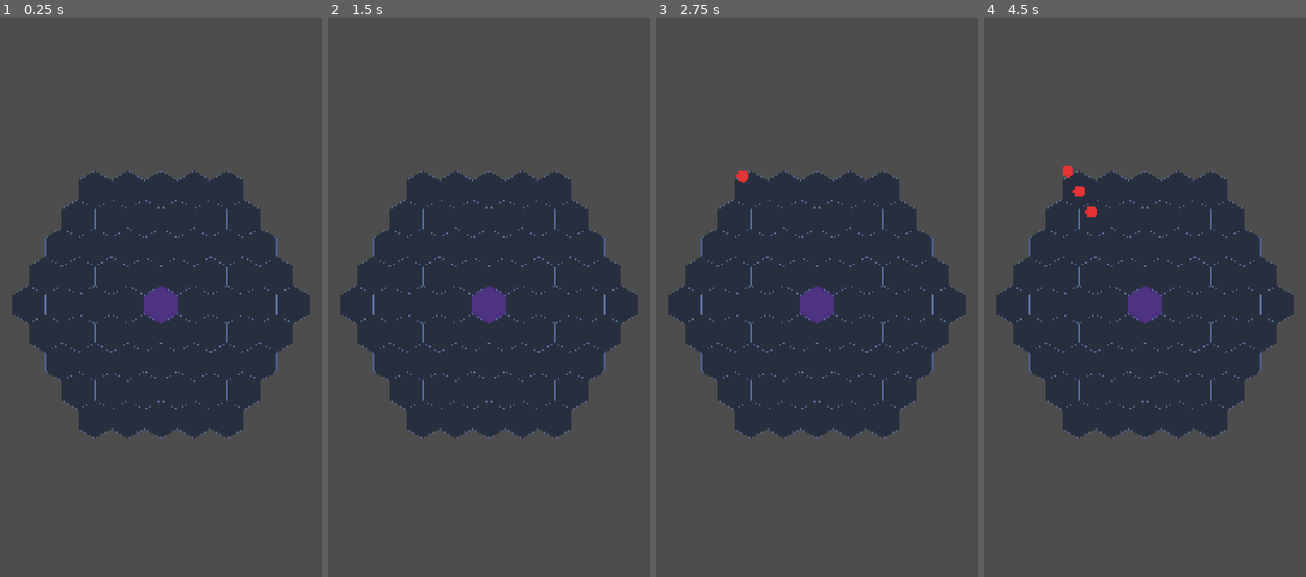
Above: before the commit, frames 1-4 (left to right).
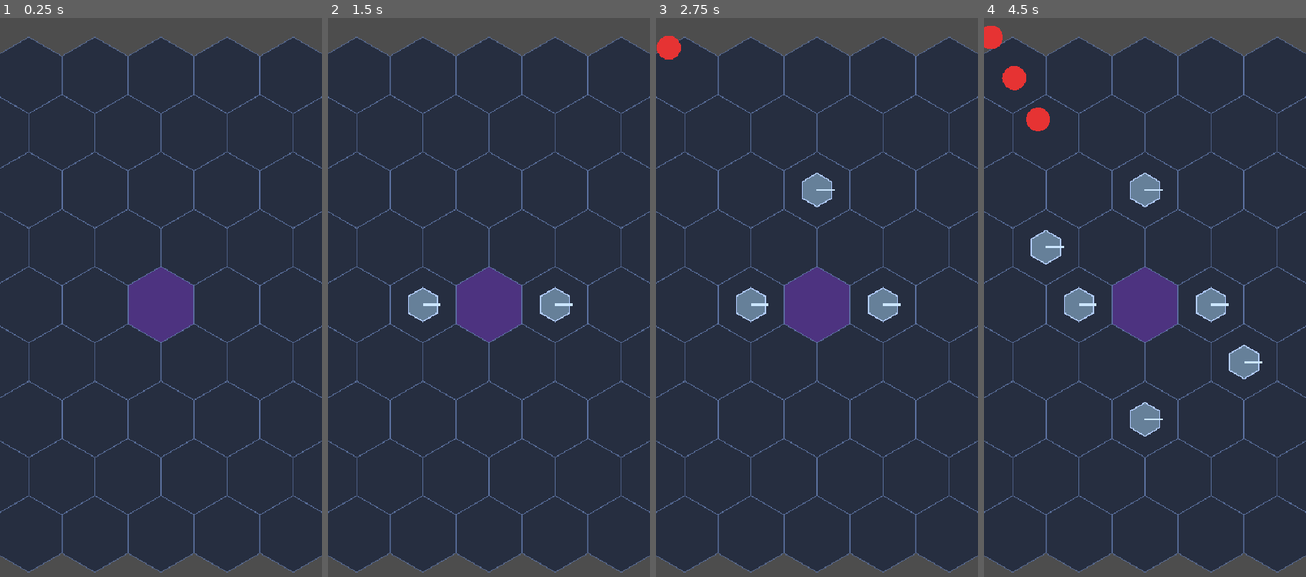
Above: after the commit, the same moments.

Repository: Shiroyasha21/invasion-game
Game: Godot game, scene res://scenes/game/Game.tscn
Two runs of this game, one before a commit and one after it. Both use one fixed random seed, a clock stepped at 60 frames per second and the inputs below.
Inputs (mouse positions are in pixels of both pictures, inside the frame that each line leads up to):
- Up to frame 1 (0.25 s): no input
- Up to frame 2 (1.5 s): tap Enter at 0.5 s; move the mouse to (559, 275) at 0.52 s; click (559, 275) at 0.67 s; tap Space at 1.25 s; move the mouse to (424, 331) at 1.27 s; click (424, 331) at 1.42 s
- Up to frame 3 (2.75 s): tap Enter at 2 s; move the mouse to (849, 180) at 2.02 s; click (849, 180) at 2.17 s
- Up to frame 4 (4.5 s): move the mouse to (1128, 420) at 2.77 s; click (1128, 420) at 2.92 s; move the mouse to (1241, 392) at 3.52 s; click (1241, 392) at 3.67 s; move the mouse to (1048, 219) at 4.27 s; click (1048, 219) at 4.42 s

The runs differ from the first frame. In frame 1, 64% of the frame differs, in the area x 0-100%, y 3-100%; in frame 2, 64%; in frame 3, 65%; in frame 4, 67%, in the area x 0-100%, y 1-100%.

Commit message:
Phase 3 complete: tower placement, shooting, enemy death

Diff:
--- /dev/null
+++ b/invasion-game/Projectile.tscn
@@ -0,0 +1,6 @@
+[gd_scene format=3 uid="uid://bi8slckpojhvb"]
+
+[ext_resource type="Script" uid="uid://c8o86vgrxv1eg" path="res://scripts/towers/projectile.gd" id="1_t7eop"]
+
+[node name="Projectile" type="Node2D" unique_id=509434156]
+script = ExtResource("1_t7eop")
--- /dev/null
+++ b/invasion-game/TowerBase.tscn
@@ -0,0 +1,6 @@
+[gd_scene format=3 uid="uid://dcepwqpn6k03f"]
+
+[ext_resource type="Script" uid="uid://c5i01ughhnykl" path="res://scripts/towers/tower_base.gd" id="1_m3t3g"]
+
+[node name="TowerBase" type="Node2D" unique_id=364181284]
+script = ExtResource("1_m3t3g")
--- a/invasion-game/project.godot
+++ b/invasion-game/project.godot
@@ -17,8 +17,8 @@
 
 [display]
 
-window/size/viewport_width=1080
-window/size/viewport_height=1920
+window/size/viewport_width=540
+window/size/viewport_height=960
 window/stretch/mode="canvas_items"
 
 [physics]
--- a/invasion-game/scenes/game/Game.tscn
+++ b/invasion-game/scenes/game/Game.tscn
@@ -4,10 +4,14 @@
 [ext_resource type="Script" uid="uid://d3ujb8th16sna" path="res://scripts/systems/game.gd" id="1_vrspl"]
 [ext_resource type="PackedScene" uid="uid://ct7vph1868mnf" path="res://scenes/enemies/EnemyBase.tscn" id="2_7qcb4"]
 [ext_resource type="Script" uid="uid://begdpf6s4de2" path="res://scripts/systems/wave_manager.gd" id="3_7qcb4"]
+[ext_resource type="PackedScene" uid="uid://dcepwqpn6k03f" path="res://TowerBase.tscn" id="3_365ku"]
+[ext_resource type="PackedScene" uid="uid://bi8slckpojhvb" path="res://Projectile.tscn" id="4_gg4pt"]
 
 [node name="Game" type="Node2D" unique_id=1724296568]
 script = ExtResource("1_vrspl")
 enemy_scene = ExtResource("2_7qcb4")
+tower_scene = ExtResource("3_365ku")
+projectile_scene = ExtResource("4_gg4pt")
 
 [node name="HexGrid" parent="." unique_id=1164585603 instance=ExtResource("1_klkup")]
 
--- a/invasion-game/scripts/enemies/enemy_base.gd
+++ b/invasion-game/scripts/enemies/enemy_base.gd
@@ -12,6 +12,7 @@
 
 func _ready() -> void:
 	current_health = max_health
+	add_to_group("enemies")
 	# Placeholder visual — red circle
 	var circle := ColorRect.new()
 	# Use a small polygon instead since ColorRect doesn't scale as circle
--- a/invasion-game/scripts/systems/game.gd
+++ b/invasion-game/scripts/systems/game.gd
@@ -4,6 +4,8 @@
 @onready var wave_manager: WaveManager = $WaveManager
 
 @export var enemy_scene: PackedScene
+@export var tower_scene: PackedScene
+@export var projectile_scene: PackedScene
 
 
 func _ready() -> void:
@@ -11,9 +13,33 @@
 	wave_manager.init(hex_grid)
 	wave_manager.wave_completed.connect(_on_wave_completed)
 
-	# Start first wave after a short delay
 	await get_tree().create_timer(2.0).timeout
 	wave_manager.start_wave(1)
+
+
+func _input(event: InputEvent) -> void:
+	if event is InputEventScreenTouch and event.pressed:
+		_try_place_tower(event.position)
+	elif event is InputEventMouseButton and event.pressed and event.button_index == MOUSE_BUTTON_LEFT:
+		_try_place_tower(event.position)
+
+
+func _try_place_tower(screen_pos: Vector2) -> void:
+	var world_pos := get_canvas_transform().affine_inverse() * screen_pos
+	var hex := hex_grid.hex_at_pixel(world_pos)
+
+	if not hex_grid.is_valid_tile(hex):
+		return
+	if hex_grid.is_occupied(hex):
+		return
+	if hex == Vector2i.ZERO:
+		return  # don't place on center
+
+	var tower: TowerBase = tower_scene.instantiate()
+	tower.projectile_scene = projectile_scene
+	add_child(tower)
+	tower.global_position = hex_grid.hex_grid_to_pixel(hex)
+	hex_grid.set_occupied(hex, true)
 
 
 func _on_wave_completed(wave_number: int) -> void:
--- /dev/null
+++ b/invasion-game/scripts/towers/projectile.gd
@@ -0,0 +1,28 @@
+extends Node2D
+class_name Projectile
+
+var _target: EnemyBase
+var _damage: float
+var _speed: float = 400.0
+
+
+func init(target: EnemyBase, damage: float) -> void:
+	_target = target
+	_damage = damage
+
+
+func _process(delta: float) -> void:
+	if _target == null or not is_instance_valid(_target):
+		queue_free()
+		return
+
+	var dir := (_target.global_position - global_position).normalized()
+	global_position += dir * _speed * delta
+
+	if global_position.distance_to(_target.global_position) < 10.0:
+		_target.take_damage(_damage)
+		queue_free()
+
+
+func _draw() -> void:
+	draw_circle(Vector2.ZERO, 6.0, Color(1.0, 0.9, 0.2))
--- /dev/null
+++ b/invasion-game/scripts/towers/tower_base.gd
@@ -0,0 +1,58 @@
+extends Node2D
+class_name TowerBase
+
+@export var attack_range: float = 200.0
+@export var attack_damage: float = 10.0
+@export var attack_speed: float = 1.0  # shots per second
+@export var projectile_scene: PackedScene
+
+var _fire_timer: float = 0.0
+var _target: EnemyBase = null
+
+
+func _process(delta: float) -> void:
+	_target = _find_nearest_enemy()
+	if _target == null:
+		return
+
+	# Rotate toward target
+	var dir := (_target.global_position - global_position).normalized()
+	rotation = atan2(dir.y, dir.x)
+
+	_fire_timer -= delta
+	if _fire_timer <= 0.0:
+		_fire()
+		_fire_timer = 1.0 / attack_speed
+
+
+func _find_nearest_enemy() -> EnemyBase:
+	var nearest: EnemyBase = null
+	var nearest_dist := attack_range
+	for node in get_tree().get_nodes_in_group("enemies"):
+		if node is EnemyBase:
+			var d := global_position.distance_to(node.global_position)
+			if d < nearest_dist:
+				nearest_dist = d
+				nearest = node
+	return nearest
+
+
+func _fire() -> void:
+	if projectile_scene == null or _target == null:
+		return
+	var proj: Projectile = projectile_scene.instantiate()
+	get_tree().current_scene.add_child(proj)
+	proj.global_position = global_position
+	proj.init(_target, attack_damage)
+
+
+func _draw() -> void:
+	# Placeholder: grey hexagon body
+	var pts := PackedVector2Array()
+	for i in 6:
+		var angle := deg_to_rad(60.0 * i - 30.0)
+		pts.append(Vector2(cos(angle), sin(angle)) * 28.0)
+	draw_colored_polygon(pts, Color(0.4, 0.5, 0.6))
+	draw_polyline(pts + PackedVector2Array([pts[0]]), Color(0.7, 0.8, 1.0), 2.0)
+	# Barrel pointing right (rotation handled by node)
+	draw_line(Vector2.ZERO, Vector2(30, 0), Color(0.8, 0.9, 1.0), 4.0)
